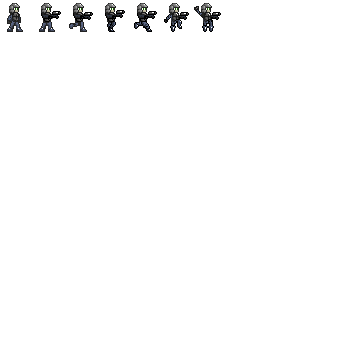
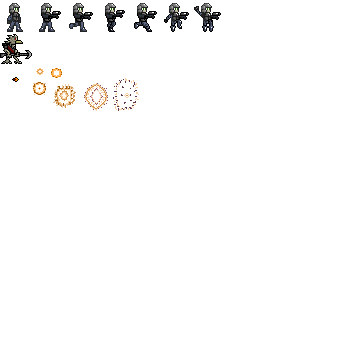
Layer changes from the first 352 × 352 image to the second:
added group "Effects" with 2 layers above "Ava" over <box>12,68,139,111</box>
added layer "explosion" in group "Effects" over <box>33,68,139,111</box>
added layer "bullet" in group "Effects" over <box>12,77,19,82</box>
added group "Ava" with 1 layers above "Profile" over <box>0,34,32,64</box>
added layer "1 #1" in group "Ava" over <box>0,34,32,64</box>
hid "Background" over <box>0,34,139,111</box>
